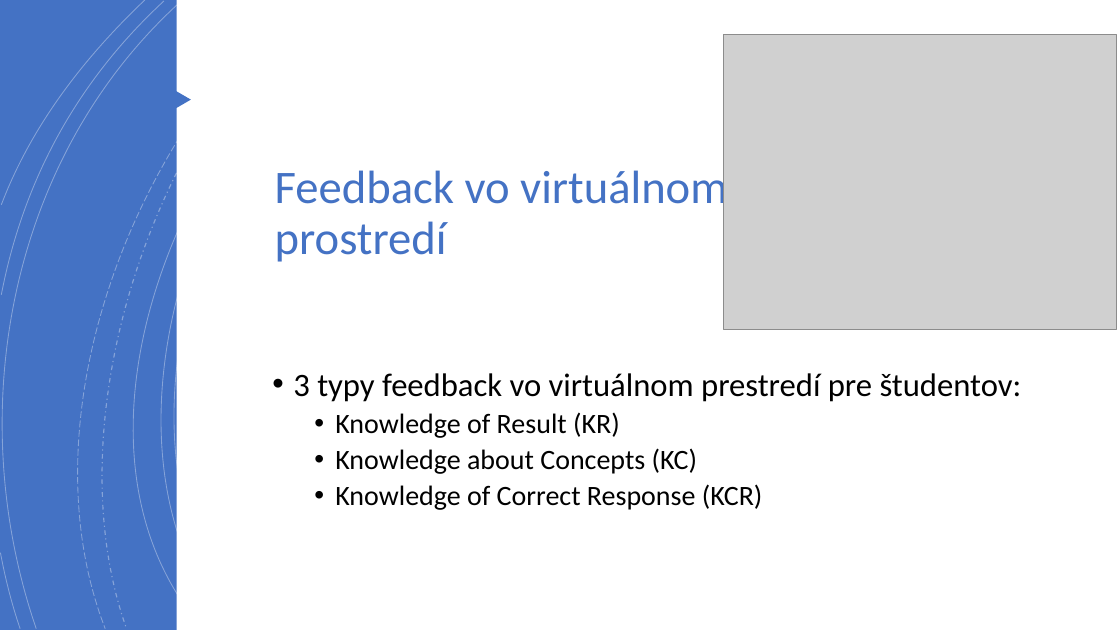
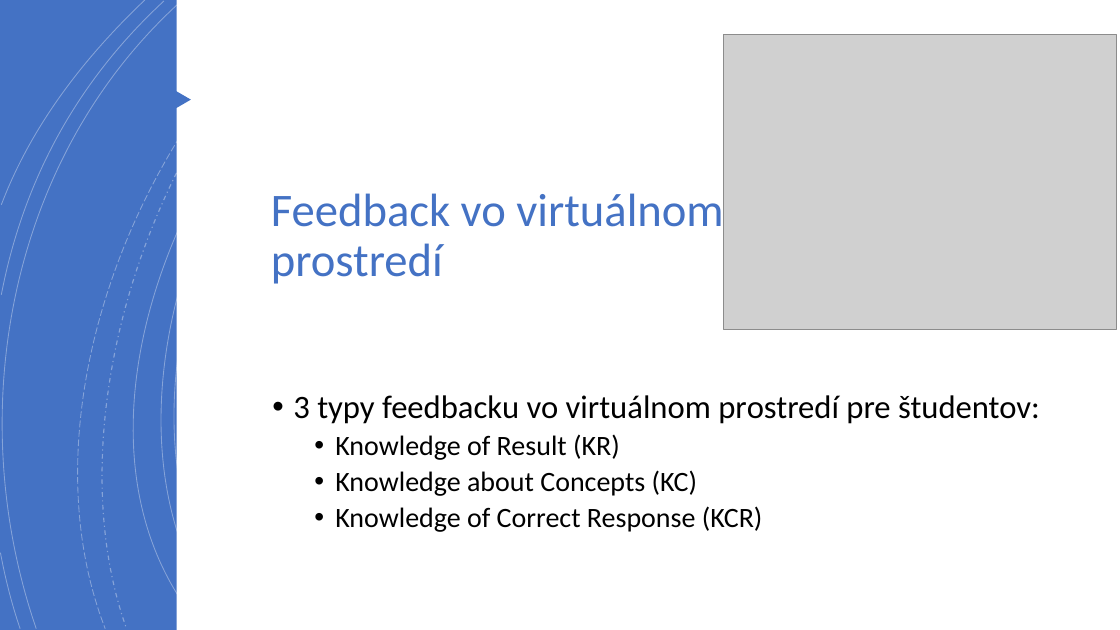
Before and after one commit to TomasTomcany/MIP-clanok, a slide deck: slide 6 of prezentácia/Využitie virtuálneho prostredia vo vzdelávaní Informačných technológií pomocou.pptx. Drawn at 1120x630 pixels with LibreOffice and Linux fonts; fonts in the diff are those of the drawing; grey boxes stand for pictures. Boxes give left, top, right and bottom in pixels: in the first picture for what was removed or moved away, otherwise in the second. Text is boxed around its words. In the diff, an @@ line names an element or a change of style, - is before the commit and + after.

```diff
--- a/prezentácia/Využitie virtuálneho prostredia vo vzdelávaní Informačných technológií pomocou.pptx
+++ b/prezentácia/Využitie virtuálneho prostredia vo vzdelávaní Informačných technológií pomocou.pptx
@@ title "Feedback vo virtuálnom prostredí" rewrapped from box(275, 164, 727, 262) to box(271, 193, 723, 284) @@
@@ text "3 typy feedbacku vo virtuálnom ...": place and size @@
-text "3 typy feedbacku vo virtuálnom ..." at box(293, 373, 1022, 510)
+text "3 typy feedbacku vo virtuálnom ..." at box(293, 395, 1040, 532)
@@ text at box(293, 395, 1040, 424): text changed @@
-• 3 typy feedback vo virtuálnom prestredí pre študentov:
+• 3 typy feedbacku vo virtuálnom prostredí pre študentov:
```
Also in this commit, not shown: 2 other slides changed, 5 other files.
